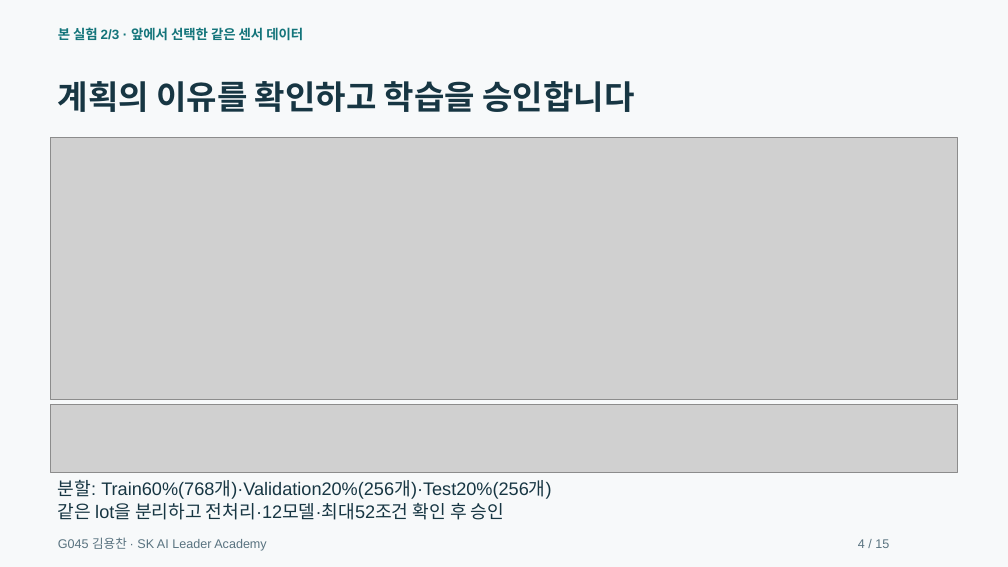
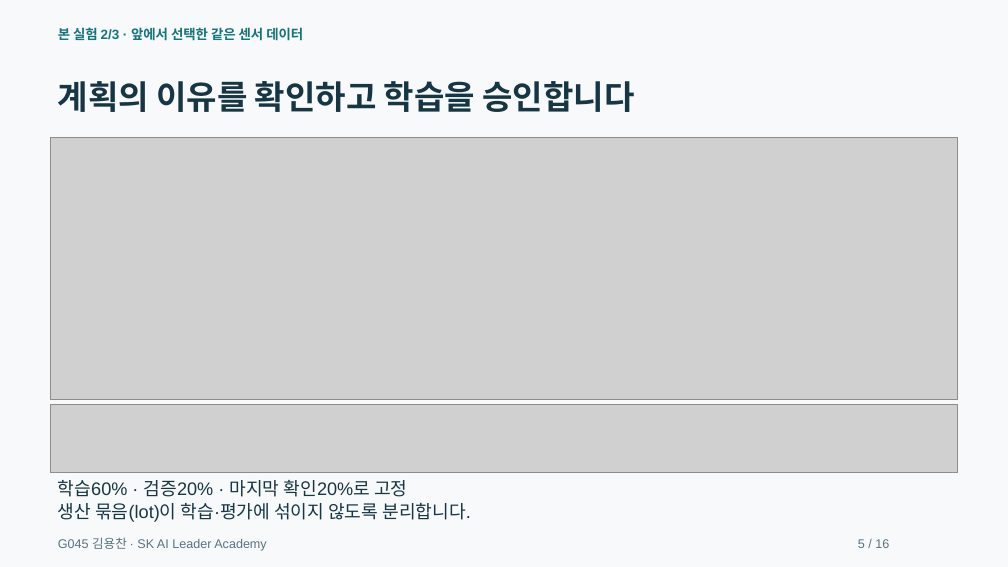
Before and after one commit to dragonchan95/Semiconductor-AI-Agent, a slide deck: slide 5 of docs/G045_Semiconductor_Agent.pptx (slide 4 before the commit). Drawn at 1008x567 pixels with LibreOffice and Linux fonts; fonts in the diff are those of the drawing; grey boxes stand for pictures. Boxes give left, top, right and bottom in pixels: in the first picture for what was removed or moved away, otherwise in the second. Text is boxed around its words. In the diff, an @@ line names an element or a change of style, - is before the commit and + after.

```diff
--- a/docs/G045_Semiconductor_Agent.pptx
+++ b/docs/G045_Semiconductor_Agent.pptx
@@ text at bbox=[58, 480, 407, 497]: text changed @@
-분할: Train60%(768개)·Validation20%(256개)·Test20%(256개)
+학습60% · 검증20% · 마지막 확인20%로 고정
@@ text at bbox=[58, 503, 471, 522]: text changed @@
-같은 lot을 분리하고 전처리·12모델·최대52조건 확인 후 승인
+생산 묶음(lot)이 학습·평가에 섞이지 않도록 분리합니다.
@@ text at bbox=[858, 539, 889, 548]: text changed @@
-4 / 15
+5 / 16
```
Also in this commit, not shown: 13 other slides changed, 2 slides added, 1 slide removed, 29 other files.
